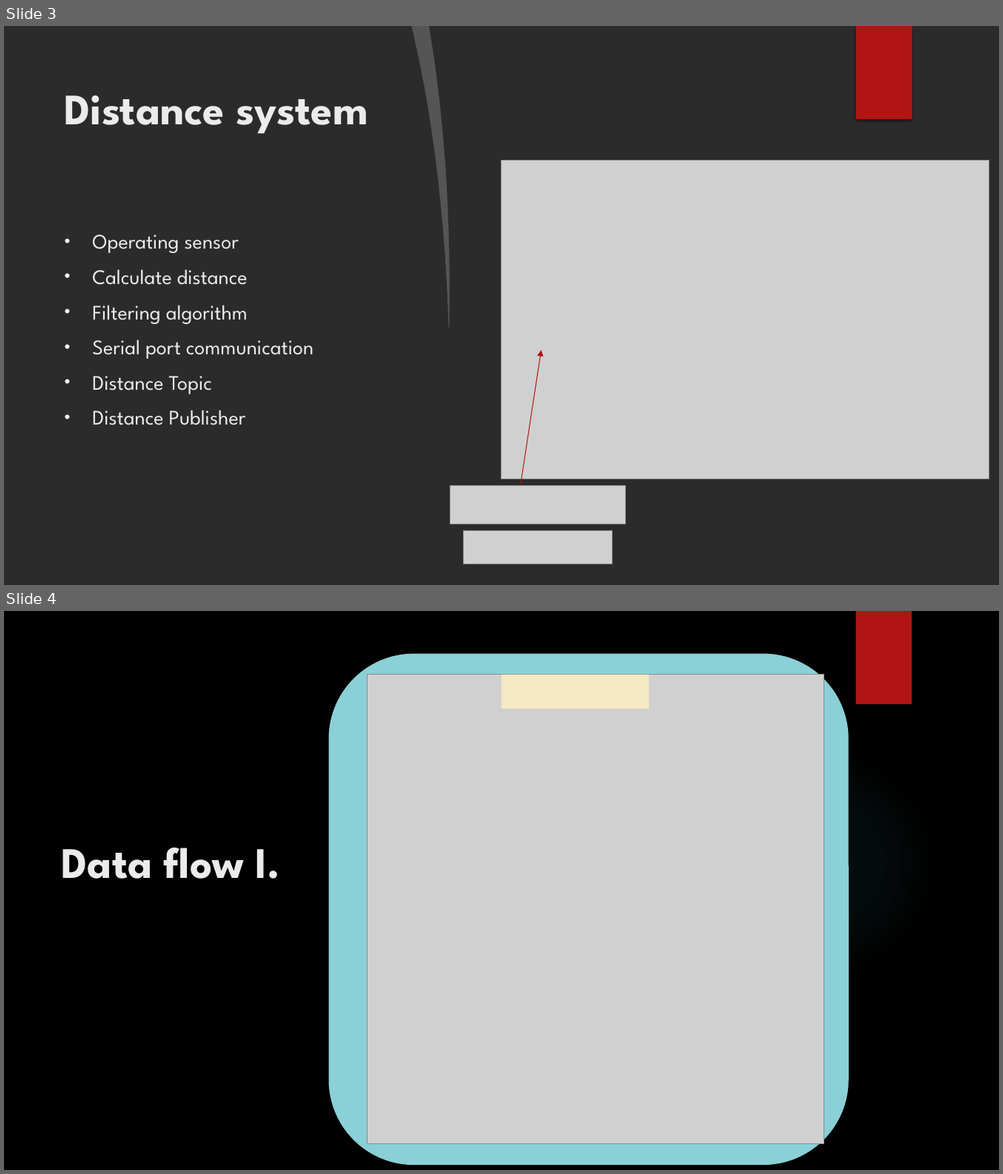
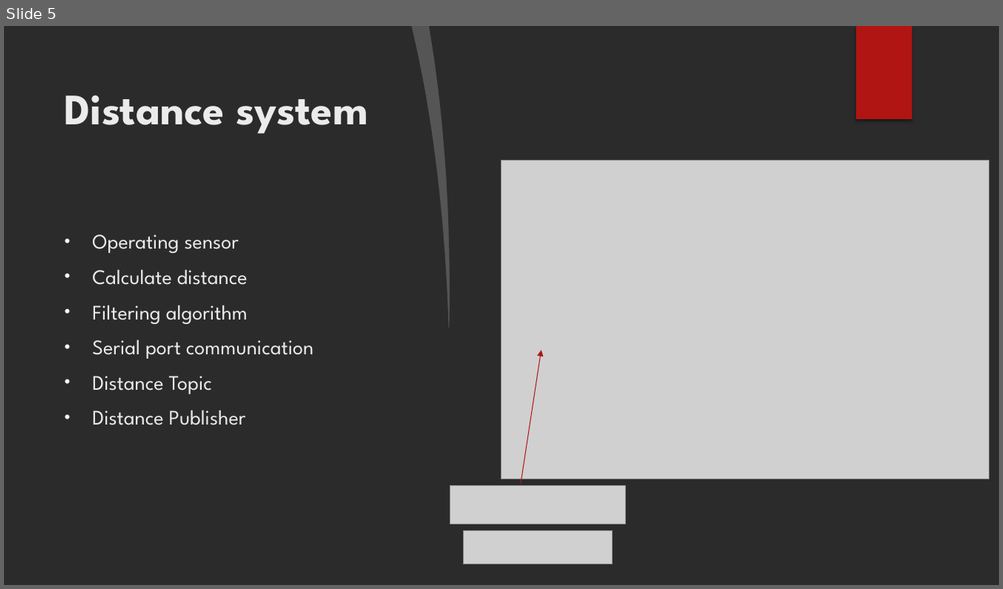
Before and after one commit to GJanos/DDS-RasPi4-ESP32-Communication, a slide deck: Documentation/Smart braking system.pptx. Shown one above the other, each under a label of ours: slides 3 and 4 before the commit, slide 5 after it. The pictures are 1003x1174 and 1003x589 pixels, drawn with LibreOffice and Linux fonts; fonts in the diff are those of the drawing; grey boxes stand for pictures; background and template pictures are left out; a plain dark background stands for a picture behind light text. Boxes give left, top, right and bottom in pixels: in the first picture for what was removed or moved away, otherwise in the second. Text is boxed around its words. In the diff, an @@ line names an element or a change of style, - is before the commit and + after.

```diff
--- a/Documentation/Smart braking system.pptx
+++ b/Documentation/Smart braking system.pptx
@@ slide 4 removed at [4, 611, 999, 1170], background picture (left out); not listed: 1 template element that a slide beside it also shows @@
@@ rounded rectangle removed at [329, 653, 848, 1165] @@
@@ picture removed at [367, 675, 824, 1145] @@
@@ rectangle removed at [502, 675, 649, 709] @@
@@ ellipse removed at [706, 748, 936, 977] @@
@@ title removed at [62, 848, 281, 879] @@
-Data flow I.
@@ what was slide 3 is now slide 5 @@
```
Also in this commit, not shown: 5 slides changed, 4 slides added, 1 other slide removed, 2 other files.
